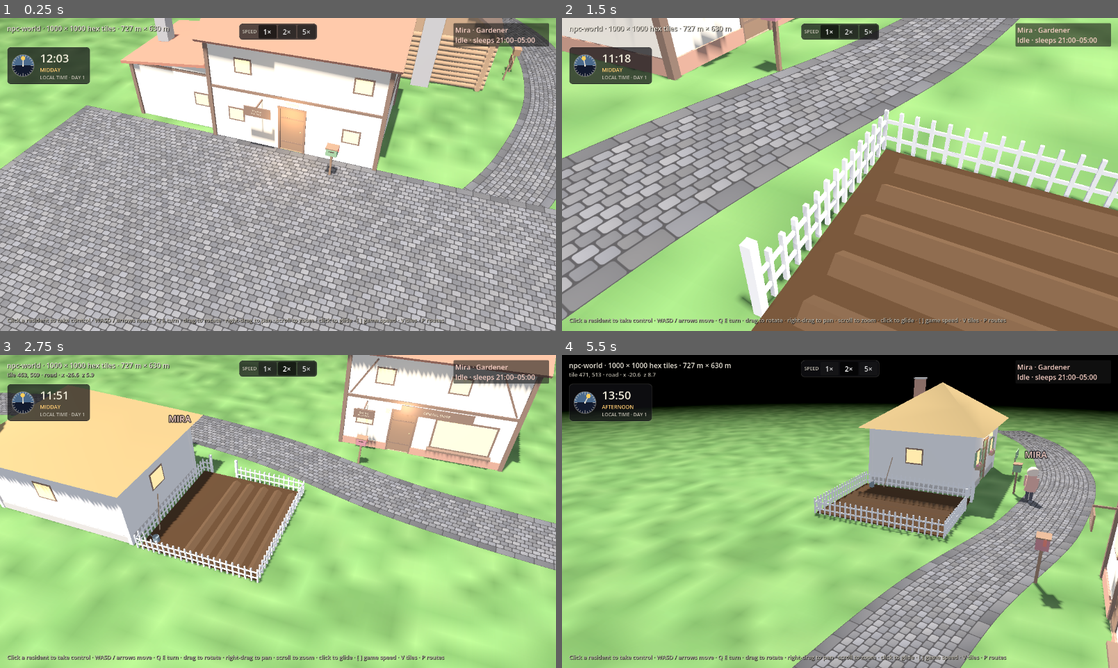
Above: before the commit, frames 1-4 (two rows, left to right).
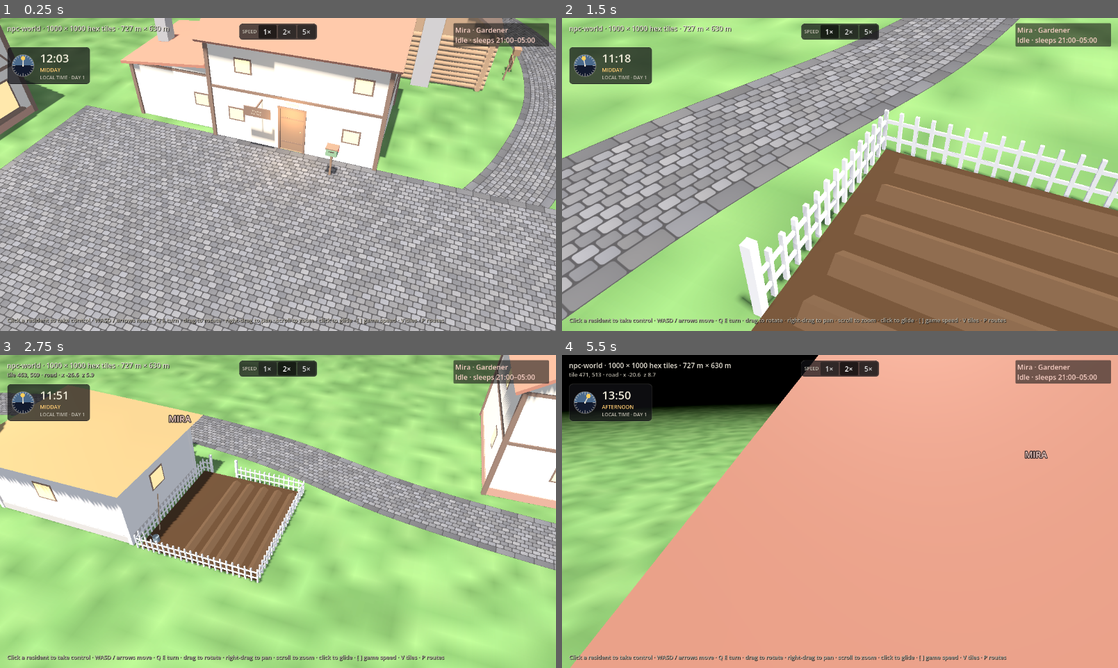
Above: after the commit, the same moments.

Repository: tibitzu/npc-world-godot
Game: Godot game, scene res://scenes/world/world.tscn
The game is run twice, just before and just after one commit, with the same random seed, the same clock (stepped at 60 frames per second) and the same inputs.
Inputs (mouse positions are in pixels of both pictures, inside the frame that each line leads up to):
- Up to frame 1 (0.25 s): no input
- Up to frame 2 (1.5 s): click "Mira · Gardener Idle · sleeps…" at 0.5 s; click "Let go" at 1.25 s
- Up to frame 3 (2.75 s): tap A (cam_left) at 2 s; move the mouse to (400, 495) at 2.02 s; hold ] (speed_up) from 2.03 s (still down); hold S (cam_back) from 2.03 s (still down); click (400, 495) at 2.17 s
- Up to frame 4 (5.5 s): release ] (speed_up) at 2.75 s; release S (cam_back) at 2.75 s; tap A (cam_left) at 2.75, 3.5, 5 s; drag from (728, 527) to (812, 574) at 2.77 s; move the mouse to (895, 442) at 3.52 s; hold ] (speed_up) 3.53-4.25 s; hold A (cam_left) 3.53-4.25 s; drag from (812, 574) to (673, 464) at 4.27 s; move the mouse to (1006, 558) at 5.02 s; hold [ (speed_down) from 5.03 s (still down); hold Q (cam_turn_left) from 5.03 s (still down)

The runs differ from the first frame. In frame 1, 1.5% of the frame differs, in the area x 0-12%, y 0-40%; in frame 2, 4.7%; in frame 3, 13%; in frame 4, 75%, in the area x 1-100%, y 0-100%.

Commit message:
General store faces the square from its western edge, above the west road
Co-Authored-By: Claude Opus 5.5 <noreply@anthropic.com>
Claude-Session: https://claude.ai/code/session_01GrieSD8FtGLQU19TCKvUTk

Diff:
--- a/data/buildings/store.tres
+++ b/data/buildings/store.tres
@@ -8,5 +8,5 @@
 id = "store"
 display_name = "General Store"
 scene = ExtResource("2_scene")
-position = Vector2(-21, 2.0)
-rotation = 0.0
+position = Vector2(-15.3, 3.2)
+rotation = 90.0
Not shown, changed: README.md
